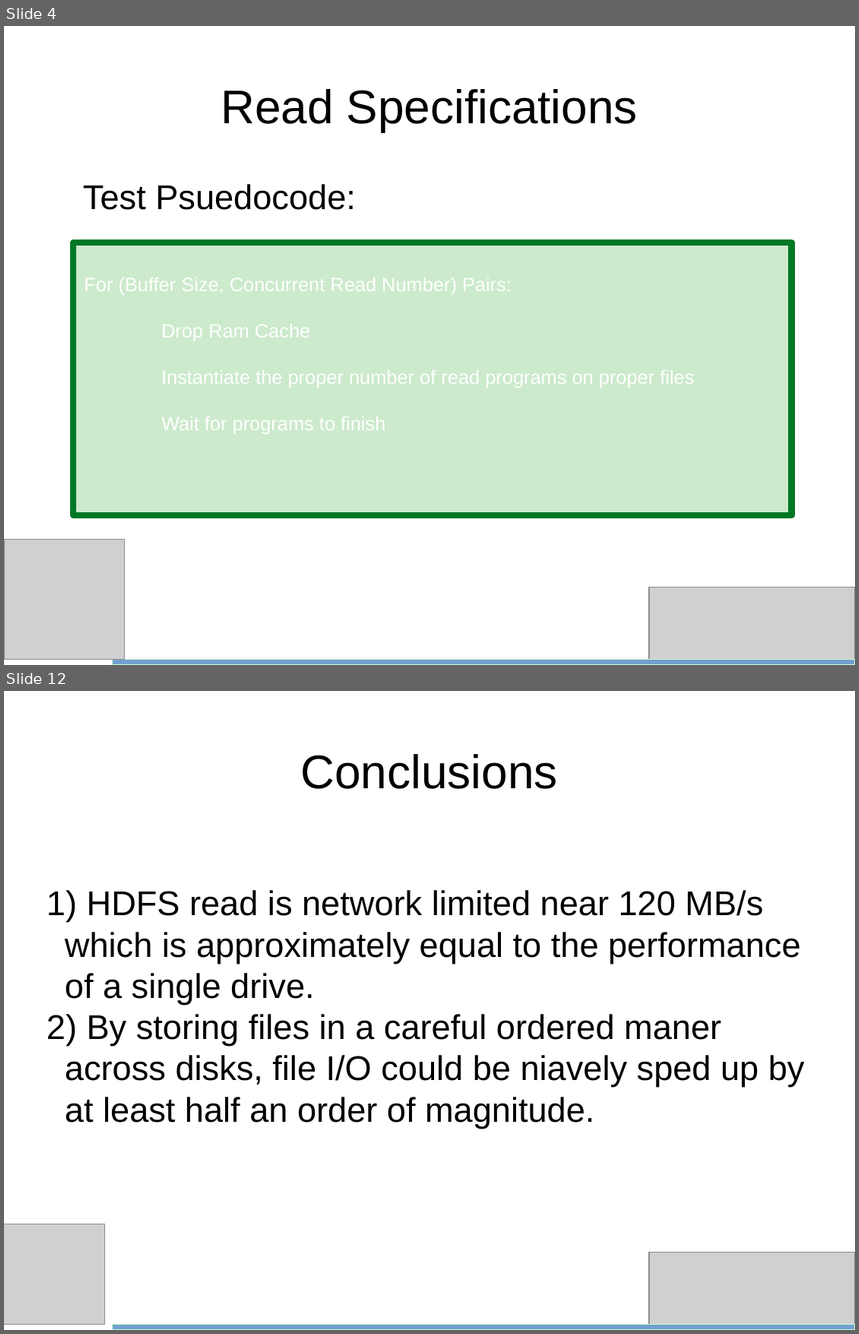
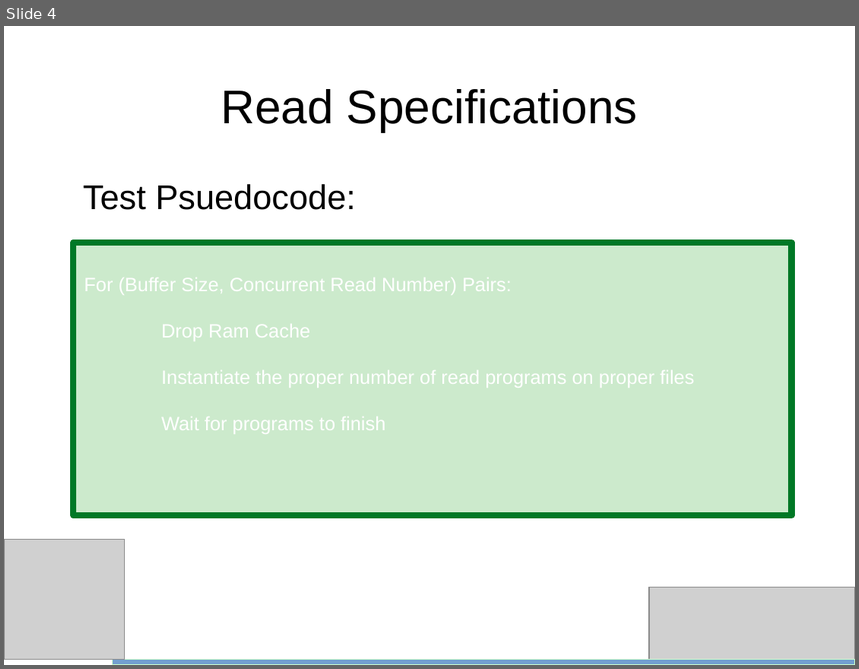
Before and after one commit to bth5032/CMS, a slide deck: Summer_2015/IOHeavyCI/Results/Powerpoints/condor_and_longrun.odp. Shown one above the other, each under a label of ours: slides 4 and 12 before the commit, slide 4 after it; the slides between them are not shown. The pictures are 859x1334 and 859x669 pixels, drawn with LibreOffice and Linux fonts; fonts in the diff are those of the drawing; grey boxes stand for pictures. Boxes give left, top, right and bottom in pixels: in the first picture for what was removed or moved away, otherwise in the second. Text is boxed around its words. In the diff, an @@ line names an element or a change of style, - is before the commit and + after.

```diff
--- a/Summer_2015/IOHeavyCI/Results/Powerpoints/condor_and_longrun.odp
+++ b/Summer_2015/IOHeavyCI/Results/Powerpoints/condor_and_longrun.odp
@@ slide 12 removed at <box>4,691,855,1330</box>, background #FFFFFF @@
@@ title removed at <box>301,754,558,789</box> @@
-Conclusions
@@ subtitle removed at <box>65,890,805,1128</box> @@
-1) HDFS read is network limited near 120 MB/s which is approximately equal to the performance of a single drive.
-2) By storing files in a careful ordered maner across disks, file I/O could be niavely sped up by at least half an order of magnitude.
@@ picture removed at <box>4,1224,104,1324</box> @@
@@ picture removed at <box>649,1252,855,1330</box> @@
@@ rectangle removed at <box>112,1324,855,1330</box> @@
```
Also in this commit, not shown: 2 slides changed, 12 slides added, 7 other slides removed, 16 other files.
